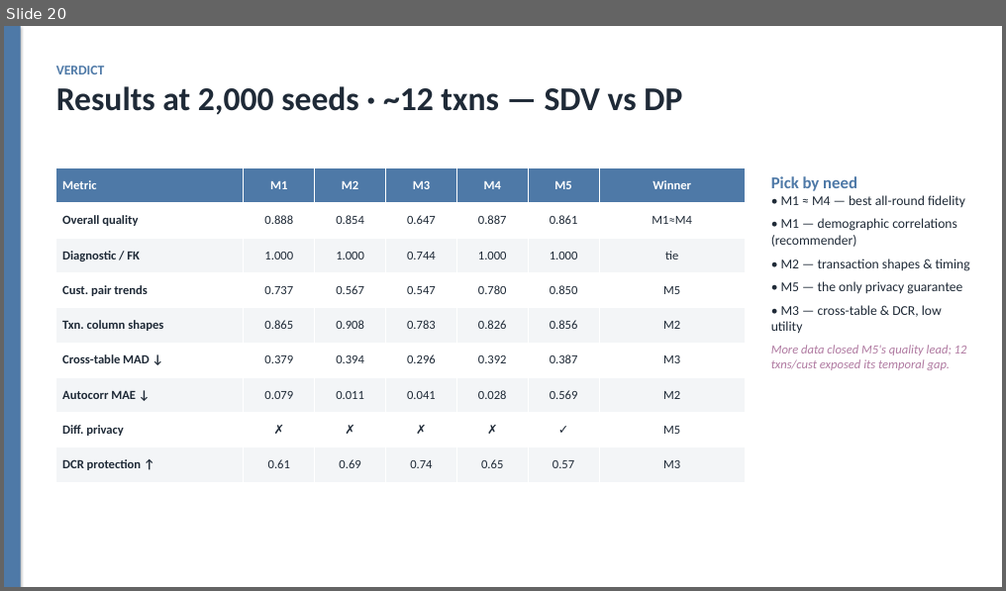
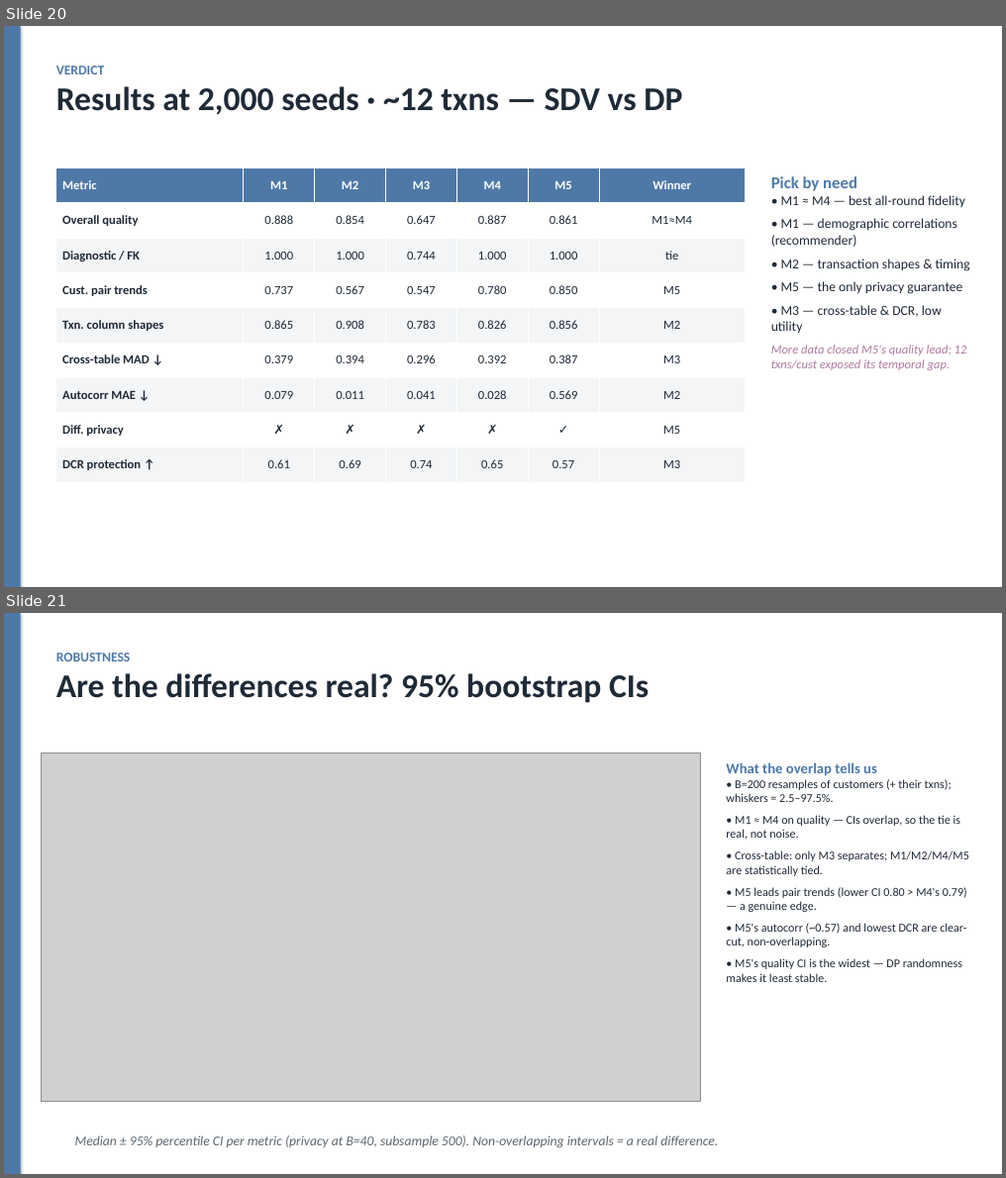
Before and after one commit to dylanwang2111/synthetic_data_gen, a slide deck: slides.pptx. Shown one above the other, each under a label of ours: slide 20 before the commit, slides 20 and 21 after it. The pictures are 1006x591 and 1006x1178 pixels, drawn with LibreOffice and Linux fonts; fonts in the diff are those of the drawing; grey boxes stand for pictures. Boxes give left, top, right and bottom in pixels: in the first picture for what was removed or moved away, otherwise in the second. Text is boxed around its words. In the diff, an @@ line names an element or a change of style, - is before the commit and + after.

Commit message:
Add bootstrap CI forest-plot slide and result files
- run_bootstrap.py output: median + 95% CI per metric across 5 methods (B=200,
  privacy B=40); confirms M1≈M4 quality tie, M3-only cross-table separation,
  and M5's wide/unstable quality interval
- new 'Are the differences real?' robustness slide (23 slides total)

```diff
--- a/slides.pptx
+++ b/slides.pptx
@@ slide 21 added at bbox=[4, 613, 1002, 1174], background #FFFFFF @@
@@ rectangle added at bbox=[4, 613, 21, 1174], fill #4E79A7 @@
@@ text added at bbox=[56, 653, 648, 703], 32 pt, text #1F2A37, bold @@
+ROBUSTNESS
+Are the differences real? 95% bootstrap CIs
@@ picture added at bbox=[42, 753, 700, 1102] @@
@@ text added at bbox=[726, 762, 969, 982], 11.5 pt, text #1F2A37 @@
+What the overlap tells us
+• B=200 resamples of customers (+ their txns); whiskers = 2.5–97.5%.
+• M1 ≈ M4 on quality — CIs overlap, so the tie is real, not noise.
+• Cross-table: only M3 separates; M1/M2/M4/M5 are statistically tied.
+• M5 leads pair trends (lower CI 0.80 > M4's 0.79) — a genuine edge.
+• M5's autocorr (~0.57) and lowest DCR are clear-cut, non-overlapping.
+• M5's quality CI is the widest — DP randomness makes it least stable.
@@ text added at bbox=[75, 1136, 718, 1149], 13 pt, text #5B6670, italic @@
+Median ± 95% percentile CI per metric (privacy at B=40, subsample 500). Non-overlapping intervals = a real difference.
```
Also in this commit, not shown: 5 other files.
